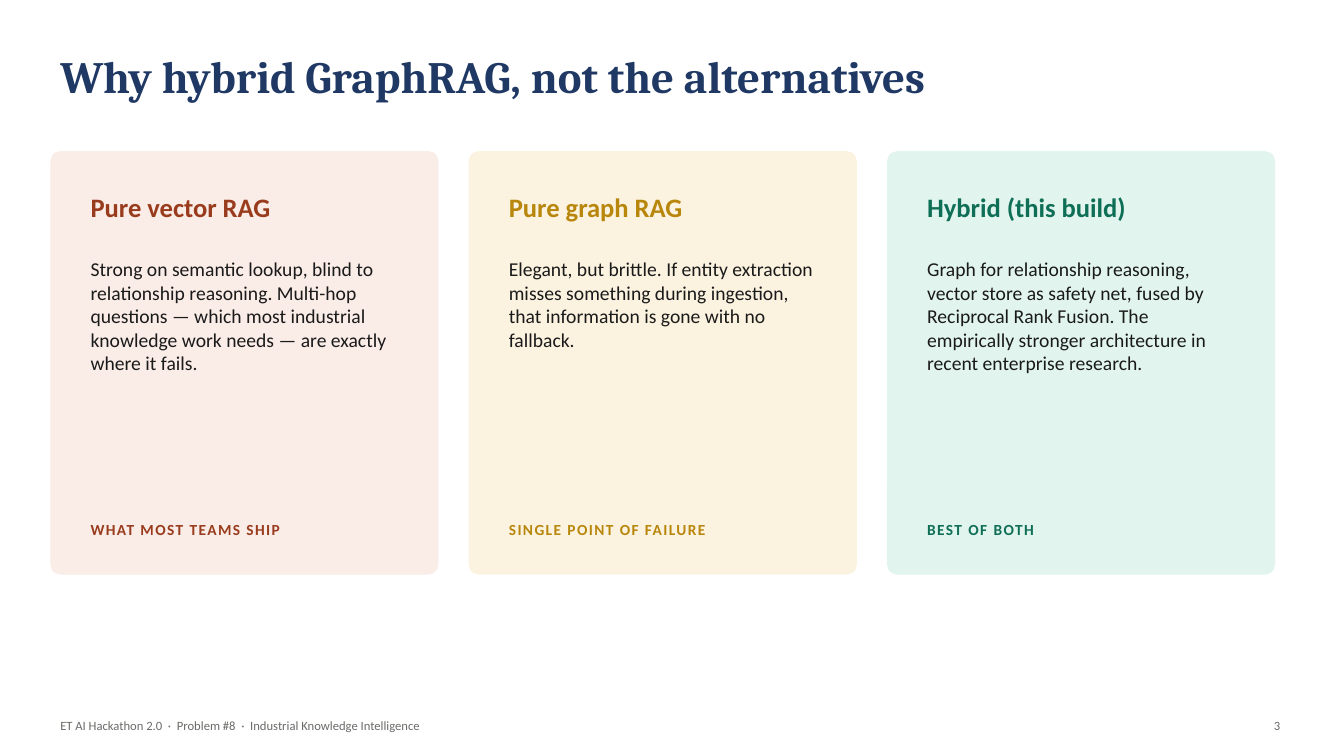
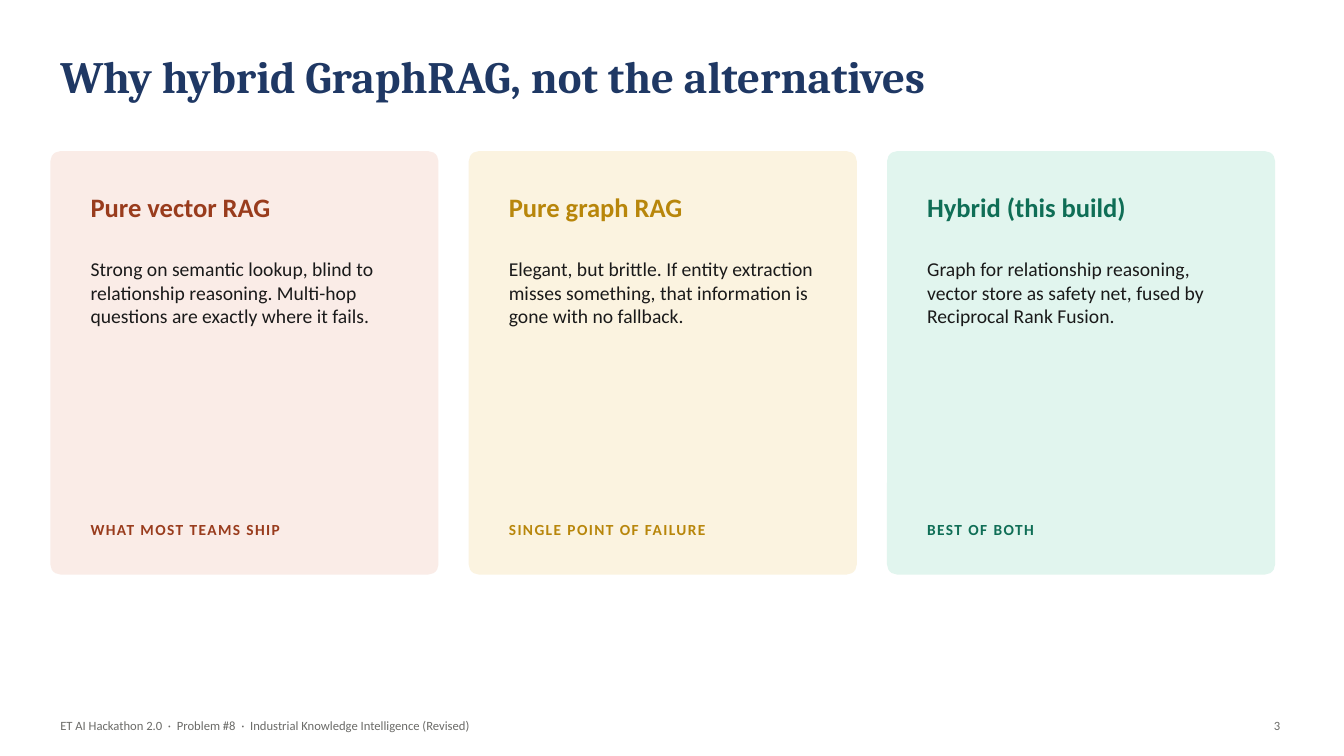
Before and after one commit to JOTHEESS/ET_HACKATHLAON-, a slide deck: slide 3 of Industrial_Knowledge_Intelligence_Deck.pptx. Drawn at 1344x756 pixels with LibreOffice and Linux fonts; fonts in the diff are those of the drawing. Boxes give left, top, right and bottom in pixels: in the first picture for what was removed or moved away, otherwise in the second. Text is boxed around its words. In the diff, an @@ line names an element or a change of style, - is before the commit and + after.

```diff
--- a/Industrial_Knowledge_Intelligence_Deck.pptx
+++ b/Industrial_Knowledge_Intelligence_Deck.pptx
@@ text at bbox=[91, 262, 373, 326]: text changed @@
-Strong on semantic lookup, blind to relationship reasoning. Multi-hop questions — which most industrial knowledge work needs — are exactly where it fails.
+Strong on semantic lookup, blind to relationship reasoning. Multi-hop questions are exactly where it fails.
@@ text at bbox=[509, 262, 812, 327]: text changed @@
-Elegant, but brittle. If entity extraction misses something during ingestion, that information is gone with no fallback.
+Elegant, but brittle. If entity extraction misses something, that information is gone with no fallback.
@@ text at bbox=[927, 262, 1204, 326]: text changed @@
-Graph for relationship reasoning, vector store as safety net, fused by Reciprocal Rank Fusion. The empirically stronger architecture in recent enterprise research.
+Graph for relationship reasoning, vector store as safety net, fused by Reciprocal Rank Fusion.
@@ text at bbox=[60, 721, 469, 732]: text changed @@
-ET AI Hackathon 2.0 · Problem #8 · Industrial Knowledge Intelligence
+ET AI Hackathon 2.0 · Problem #8 · Industrial Knowledge Intelligence (Revised)
```
Also in this commit, not shown: 9 other slides changed, 1 slide added, 1 other file.
